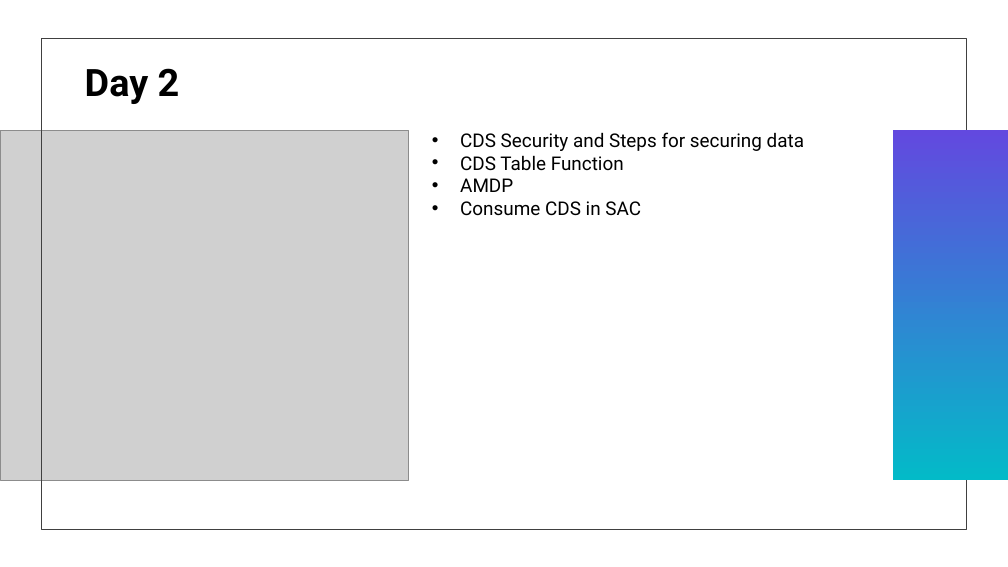
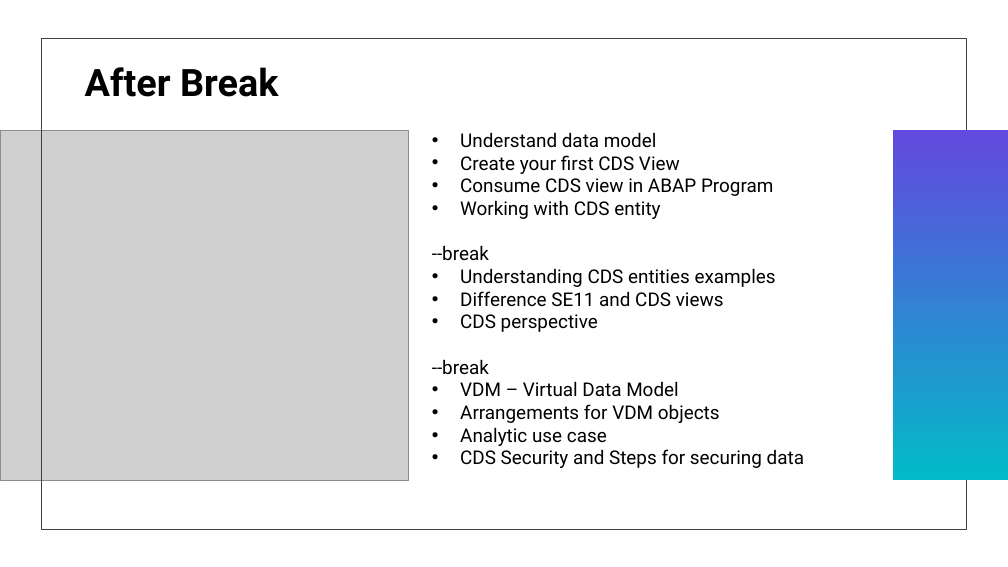
Before and after one commit to soyuztechnologies/ITC_Training, a slide deck: slide 2 of Day 2/Day 2.pptx. Drawn at 1008x567 pixels with LibreOffice and Linux fonts; fonts in the diff are those of the drawing; grey boxes stand for pictures; background and template pictures are left out. Boxes give left, top, right and bottom in pixels: in the first picture for what was removed or moved away, otherwise in the second. Text is boxed around its words. In the diff, an @@ line names an element or a change of style, - is before the commit and + after.

```diff
--- a/Day 2/Day 2.pptx
+++ b/Day 2/Day 2.pptx
@@ title at bbox=[85, 67, 278, 97]: text changed @@
-Day 2
+After Break
@@ text at bbox=[432, 132, 776, 446]: paragraphs added @@
+• Understand data model
+• Create your first CDS View
+• Consume CDS view in ABAP Program
+• Working with CDS entity
+--break
+• Understanding CDS entities examples
+• Difference SE11 and CDS views
+• CDS perspective
+--break
+• VDM – Virtual Data Model
+• Arrangements for VDM objects
+• Analytic use case
@@ text at bbox=[460, 155, 641, 216]: paragraphs removed @@
-• CDS Table Function
-• AMDP
-• Consume CDS in SAC
```
Also in this commit, not shown: 5 other slides changed, 5 slides added, 7 other files.
